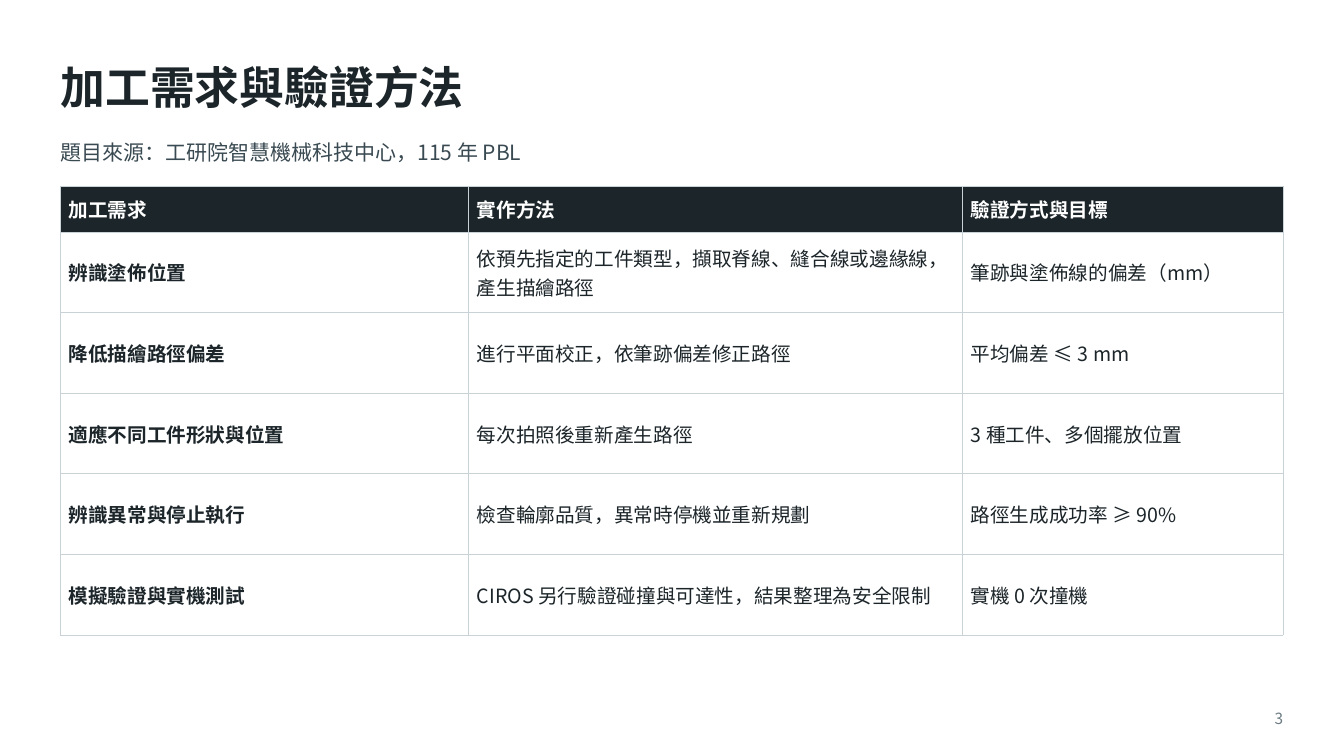
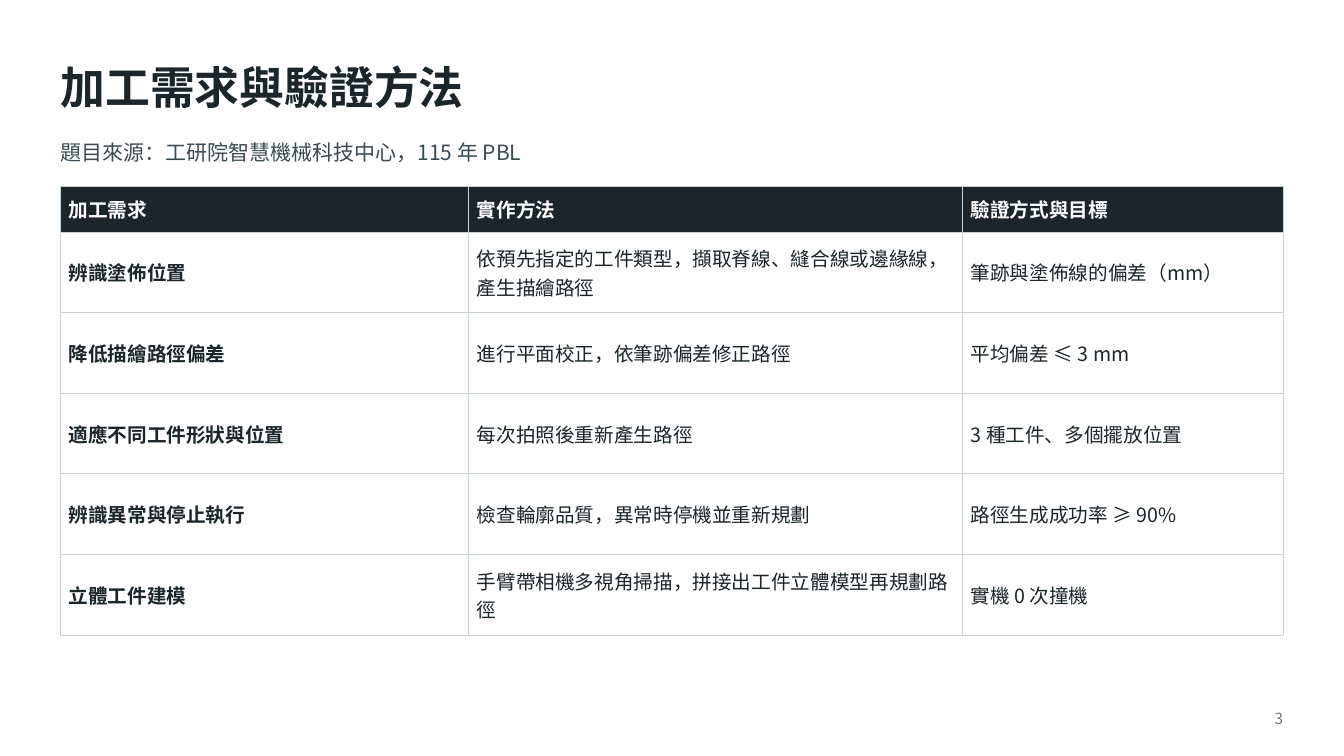
Before and after one commit to Rayyang800/PBL-path-planning, a slide deck: slide 3 of PBL專題規劃報告_三種工件版.pptx. Drawn at 1344x756 pixels with LibreOffice and Linux fonts; fonts in the diff are those of the drawing. Boxes give left, top, right and bottom in pixels: in the first picture for what was removed or moved away, otherwise in the second. Text is boxed around its words. In the diff, an @@ line names an element or a change of style, - is before the commit and + after.

```diff
--- a/PBL專題規劃報告_三種工件版.pptx
+++ b/PBL專題規劃報告_三種工件版.pptx
@@ table at [60,187,1284,635] @@
-row 6, column 1: 模擬驗證與實機測試
+row 6, column 1: 立體工件建模
-row 6, column 2: CIROS 另行驗證碰撞與可達性，結果整理為安全限制
+row 6, column 2: 手臂帶相機多視角掃描，拼接出工件立體模型再規劃路徑
```
Also in this commit, not shown: 13 other slides changed, 10 slides added, 1 slide removed, 16 other files.
